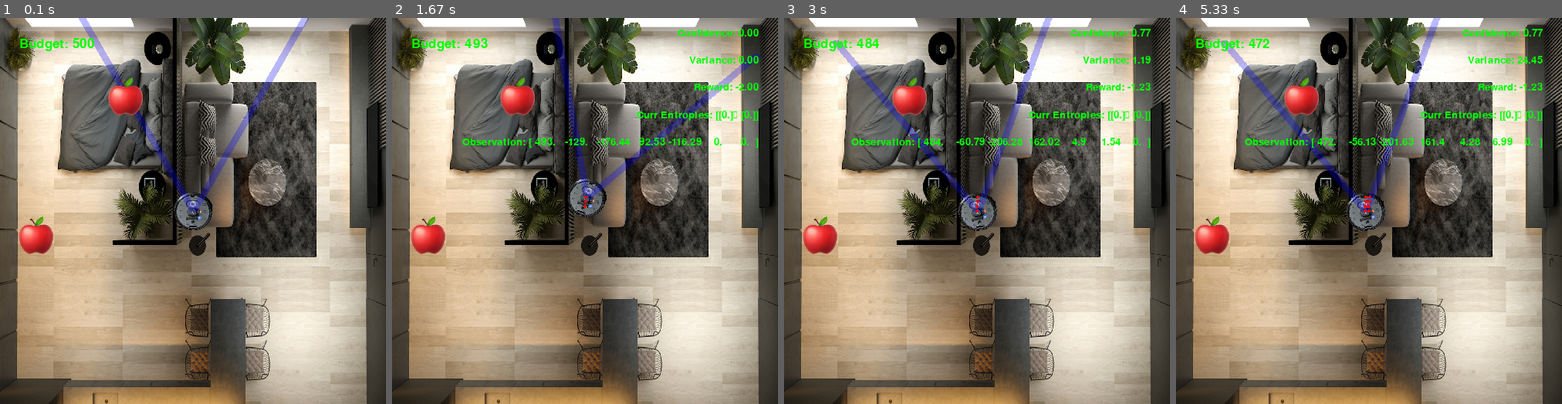
Above: before the commit, frames 1-4 (left to right).
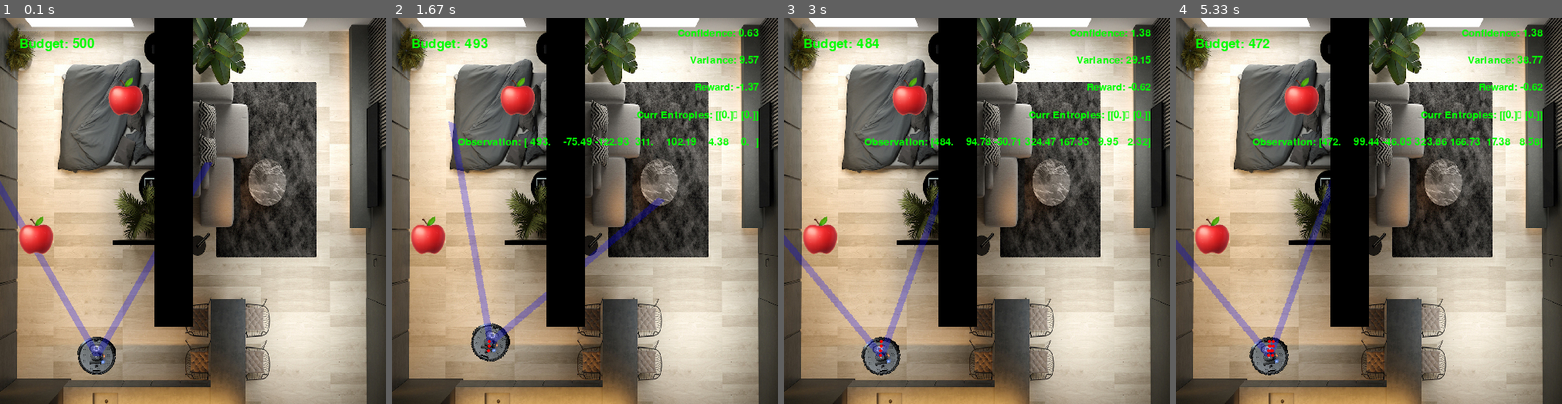
Above: after the commit, the same moments.

Repository: Anwealso/ReLOaD
Game: pygame game, started from reload/simplesim/env_gym.py
Same seed, same stepped clock (60 frames per second), same inputs: the game is played once before the commit and once after it.
Inputs:
- Up to frame 1 (0.1 s): no input
- Up to frame 2 (1.67 s): hold Right 0.33-0.8 s; hold Up 0.83-1.13 s; tap Space at 0.9, 1.23 s; hold Right 1.17-1.63 s
- Up to frame 3 (3 s): hold Left 1.67-2.2 s; tap Space at 1.73, 2.3, 2.75 s; hold Down 2.23-2.65 s; hold Left from 2.68 s (still down)
- Up to frame 4 (5.33 s): release Left at 3.17 s; hold Up 3.2-3.67 s; tap Space at 3.27, 3.77, 4.43, 4.93 s; hold Right 3.7-4.33 s; hold Down 4.37-4.83 s; hold Left from 4.87 s (still down)

The runs differ from the first frame. In frame 1, 10% of the frame differs, in the area x 0-80%, y 0-93%; in frame 2, 11%; in frame 3, 12%, in the area x 0-95%, y 0-93%; in frame 4, 12%.

Commit message:
Added long wall to force different exploration behaviours

Diff:
--- a/reload/simplesim/env.py
+++ b/reload/simplesim/env.py
@@ -232,55 +232,57 @@
         Spawns wall obstacles
         """
 
-        min_size = 50
-        max_size = 200
-
-        for _ in range(0, num_to_spawn):
-            xmin, ymin = (
-                random.randrange(0, self.window_size - min_size),
-                random.randrange(0, self.window_size - min_size),
-            )
-            xmax, ymax = (
+        self.walls.append(Wall(200, 0, 250, 400))
+
+        # min_size = 50
+        # max_size = 200
+
+        # for _ in range(0, num_to_spawn):
+        #     xmin, ymin = (
+        #         random.randrange(0, self.window_size - min_size),
+        #         random.randrange(0, self.window_size - min_size),
+        #     )
+        #     xmax, ymax = (
+        #         random.randrange(
+        #             xmin + min_size, min(self.window_size, xmin + max_size)
+        #         ),
+        #         random.randrange(
+        #             ymin + min_size, min(self.window_size, ymin + max_size)
+        #         ),
+        #     )
+
+        #     self.walls.append(Wall(xmin, ymin, xmax, ymax))
+
+    def spawn_robot(self, player_fov):
+        """
+        Spawns robot / player
+        """
+
+        # x, y = (self.window_size//2, self.window_size//2)
+        while True:
+            x, y = (
                 random.randrange(
-                    xmin + min_size, min(self.window_size, xmin + max_size)
+                    0 + self.player_size // 2, self.window_size - self.player_size // 2
                 ),
                 random.randrange(
-                    ymin + min_size, min(self.window_size, ymin + max_size)
+                    0 + self.player_size // 2, self.window_size - self.player_size // 2
                 ),
             )
 
-            self.walls.append(Wall(xmin, ymin, xmax, ymax))
-
-    def spawn_robot(self, player_fov):
-        """
-        Spawns robot / player
-        """
-
-        x, y = (self.window_size//2, self.window_size//2)
-        # while True:
-        #     x, y = (
-        #         random.randrange(
-        #             0 + self.player_size // 2, self.window_size - self.player_size // 2
-        #         ),
-        #         random.randrange(
-        #             0 + self.player_size // 2, self.window_size - self.player_size // 2
-        #         ),
-        #     )
-
-        #     valid = True
-        #     for wall in self.walls:
-        #         # If any part of robot is inside wall
-        #         if (
-        #             (x + (self.player_size / 2) > wall.xmin)
-        #             and (y + (self.player_size / 2) > wall.ymin)
-        #             and (x - (self.player_size / 2) < wall.xmax)
-        #             and (y - (self.player_size / 2) < wall.ymax)
-        #         ):
-        #             # Point is inside wall
-        #             valid = False
-
-        #     if valid:
-        #         break
+            valid = True
+            for wall in self.walls:
+                # If any part of robot is inside wall
+                if (
+                    (x + (self.player_size / 2) > wall.xmin)
+                    and (y + (self.player_size / 2) > wall.ymin)
+                    and (x - (self.player_size / 2) < wall.xmax)
+                    and (y - (self.player_size / 2) < wall.ymax)
+                ):
+                    # Point is inside wall
+                    valid = False
+
+            if valid:
+                break
 
         self.robot = Robot(
             player_fov,
